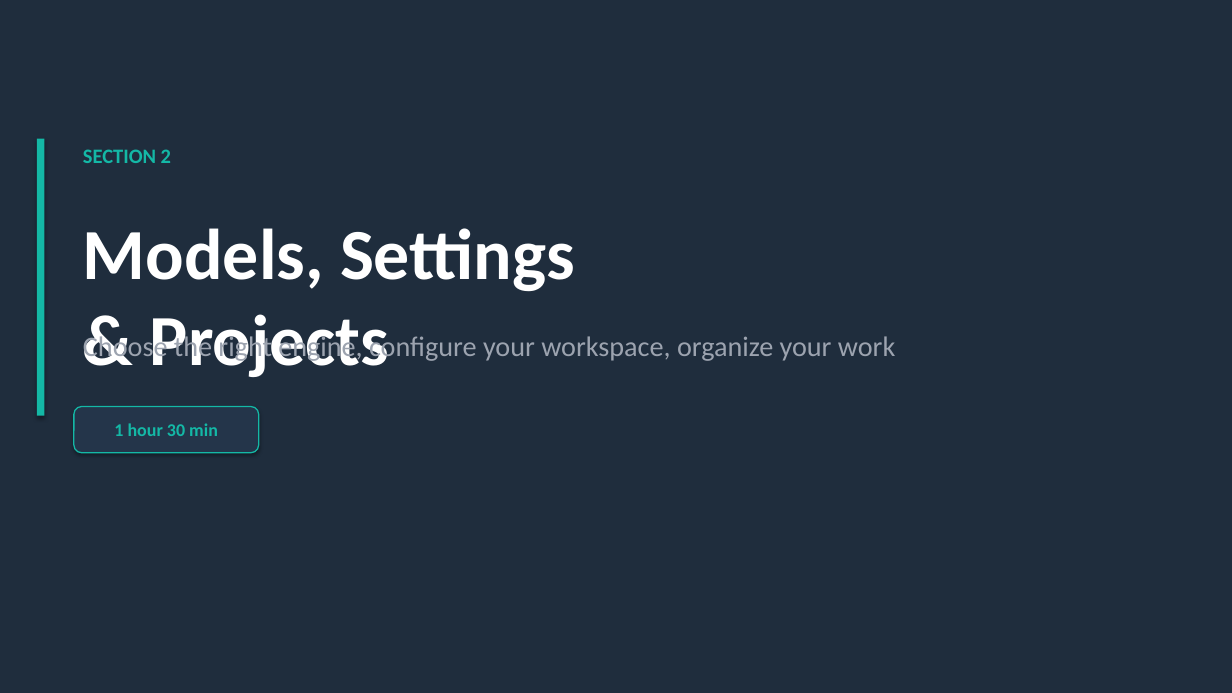
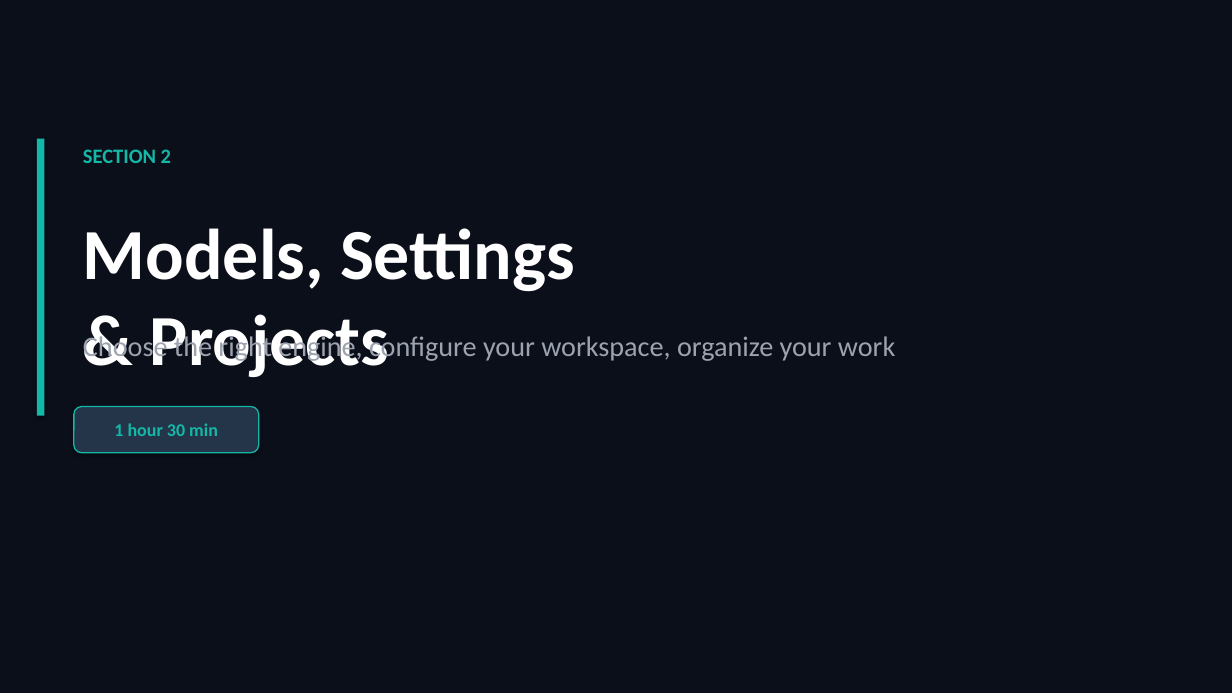
Before and after one commit to scottrhay/AIA-ClaudeCopilot, a slide deck: slide 26 of slides/Day1_Claude_for_Business.pptx. Drawn at 1232x693 pixels with LibreOffice and Linux fonts; fonts in the diff are those of the drawing. Boxes give left, top, right and bottom in pixels: in the first picture for what was removed or moved away, otherwise in the second. Text is boxed around its words. In the diff, an @@ line names an element or a change of style, - is before the commit and + after.

Commit message:
Fix: Match background color on all new slides to #0B0F1A
12 slides had #1F2D3D (dark navy) instead of #0B0F1A (near-black).
Fixed: Learning Objectives, 4 section dividers, 4 lab slides,
Claude Apps, Claude for Work, Claude on Your Phone

```diff
--- a/slides/Day1_Claude_for_Business.pptx
+++ b/slides/Day1_Claude_for_Business.pptx
@@ background #1F2D3D to #0B0F1A @@
```
Also in this commit, not shown: 11 other slides changed.
